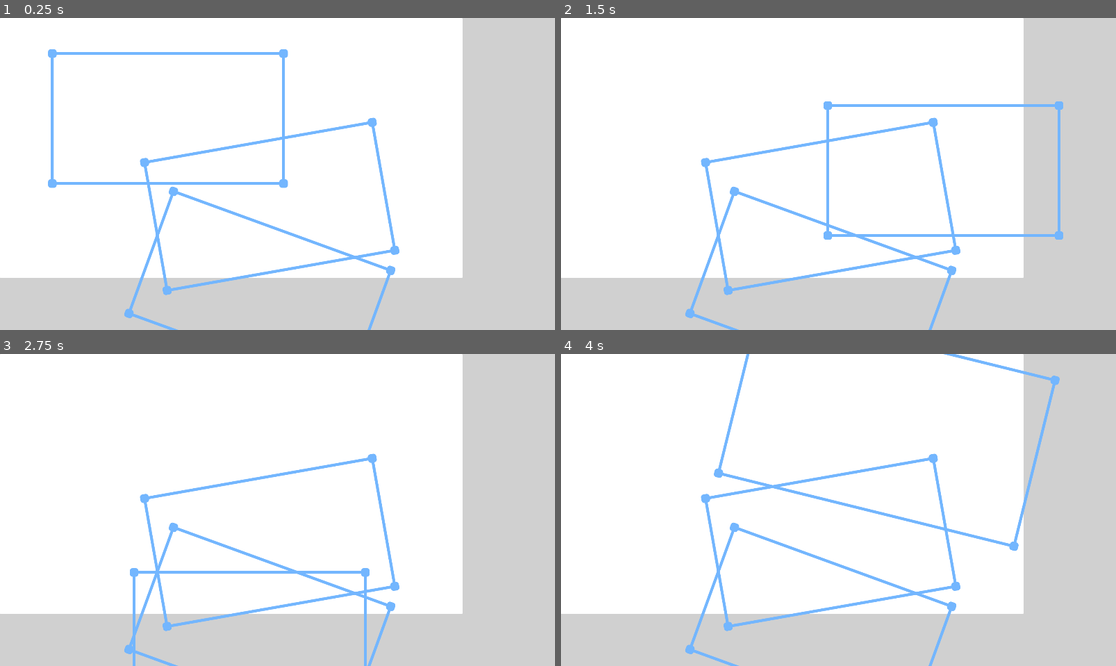
Above: before the commit, frames 1-4 (two rows, left to right).
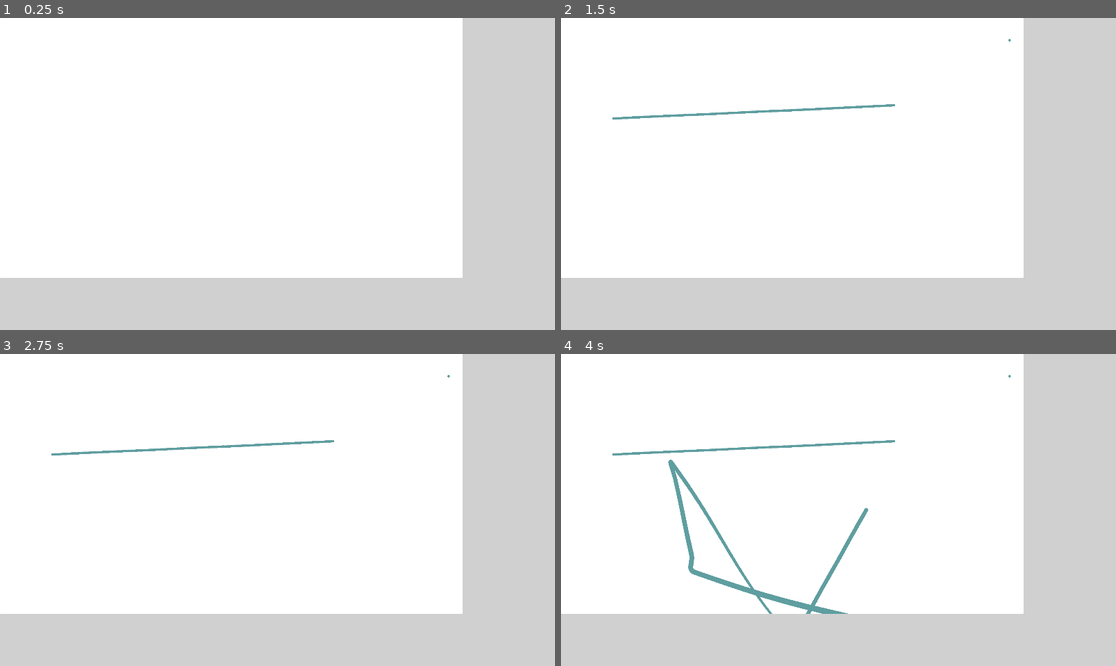
Above: after the commit, the same moments.

Repository: toucam87/FractaDoodle
Game: Godot game, scene res://Scenes/world.tscn
The game is run twice, just before and just after one commit, with the same random seed, the same clock (stepped at 60 frames per second) and the same inputs.
Inputs (mouse positions are in pixels of both pictures, inside the frame that each line leads up to):
- Up to frame 1 (0.25 s): no input
- Up to frame 2 (1.5 s): tap Enter at 0.5 s; drag from (610, 117) to (894, 105) at 0.52 s; tap Space at 1.25 s; drag from (1010, 39) to (810, 236) at 1.27 s
- Up to frame 3 (2.75 s): tap Enter at 2 s; move the mouse to (366, 637) at 2.02 s; press the mouse at (366, 637) at 2.03 s; right-click (366, 637) at 2.3 s
- Up to frame 4 (4 s): release the mouse at (927, 637) at 2.75 s; tap Space at 2.75 s; drag from (694, 572) to (672, 463) at 2.77 s; tap Enter at 3.5 s; drag from (777, 665) to (866, 510) at 3.52 s

The runs differ from the first frame. In frame 1, 3.6% of the frame differs, in the area x 8-72%, y 10-100%; in frame 2, 3.9%; in frame 3, 3.5%; in frame 4, 5.4%, in the area x 9-90%, y 0-100%.
Error after the commit: Invalid access to property or key '(1550.708, 78.26904)' on a base object of type 'Dictionary'. (res://Scenes/stroke.gd:47)

Commit message:
v0.2.1.2 thickness of drawing
not finished with it, but want to save a day's worth. it's buggy as hell but I have most of the logic in place.

Diff:
--- a/Scenes/Drawing.gd
+++ b/Scenes/Drawing.gd
@@ -10,7 +10,7 @@
 		new_stroke = stroke_packed_scene.instantiate() as Stroke
 		add_child(new_stroke)
 		new_stroke.name = "stroke "
-		new_stroke.configurate(Color.GREEN_YELLOW, 12.0, 1.0)
+		new_stroke.configurate(Color.CADET_BLUE, 12.0, 1.0)
 
 
 	if event.is_action_released("left click"):
--- a/Scenes/main_canvas_layer.tscn
+++ b/Scenes/main_canvas_layer.tscn
@@ -57,13 +57,16 @@
 render_target_update_mode = 4
 
 [node name="FractalFrame" parent="Main Viewport Container (drawing area)/main viewport" instance=ExtResource("3_bd6j6")]
+visible = false
 
 [node name="FractalFrame2" parent="Main Viewport Container (drawing area)/main viewport" instance=ExtResource("3_bd6j6")]
+visible = false
 position = Vector2(700.115, 320)
 rotation = -0.598648
 scale = Vector2(0.5, 0.5)
 
 [node name="FractalFrame3" parent="Main Viewport Container (drawing area)/main viewport" instance=ExtResource("3_bd6j6")]
+visible = false
 position = Vector2(800, 540)
 rotation = -0.0383972
 scale = Vector2(0.345, -0.345)
@@ -74,12 +77,14 @@
 script = ExtResource("2_1fcsg")
 
 [node name="Fractal Frame Controller" parent="." instance=ExtResource("4_bx1k4")]
+visible = false
 offset_left = 181.0
 offset_top = 123.0
 offset_right = -728.0
 offset_bottom = -159.0
 
 [node name="Fractal Frame Controller2" parent="." instance=ExtResource("4_bx1k4")]
+visible = false
 offset_left = 500.0
 offset_top = 500.0
 offset_right = -409.0
@@ -87,6 +92,7 @@
 rotation = -0.174533
 
 [node name="Fractal Frame Controller3" parent="." instance=ExtResource("4_bx1k4")]
+visible = false
 offset_left = 600.0
 offset_top = 600.0
 offset_right = -309.0
--- a/Scenes/stroke.gd
+++ b/Scenes/stroke.gd
@@ -2,14 +2,19 @@
 class_name Stroke
 
 
-var mouse_points : PackedVector2Array
+var control_points : PackedVector2Array
 @export var curve : Curve2D
 var points_to_draw : PackedVector2Array
 var color = Color.BLACK
 var thickness = 2
 var opacity = 1.0
 var is_painting = true
+var varying_thicknesses := {}
+var max_velocity = 500.0
+var min_thickness_percent = 0.3
 
+func _ready() -> void:
+	curve = Curve2D.new()
 
 
 func configurate(_color : Color, _thickness : float, _opacity : float):
@@ -17,48 +22,91 @@
 	color = _color
 	opacity = _opacity
 	modulate = Color(Color.WHITE, opacity)
-	mouse_points.append(Mouse.mouse_pos)
-	calculate_bezier_curve(mouse_points)
+	control_points.append(Mouse.mouse_pos)
+	calculate_bezier_curve(control_points)
+
 
 func _input(event: InputEvent) -> void:
 	if (Mouse.left_click_pressed or Mouse.right_click_pressed) and is_painting:
-			mouse_points.append(Mouse.mouse_pos)
-			calculate_bezier_curve(mouse_points)
+			control_points.append(Mouse.mouse_pos)
+			calculate_bezier_curve(control_points)
 			queue_redraw()
 
 
 func _draw() -> void:
-	#draw_polyline(points_to_draw, Color.WEB_GREEN,24.0 , true)
+	#draw_polyline(points_to_draw, color, thickness*2 , true)
+	#TODO try to use line2D with round edges and transitions instead of polyline, might solve my alpha problem too.
 
 	#it makes for a smoother paint experience to draw circles instead of polylines. Somehow I couldn't get the polyline to not look like a bunch of straight lines
-	#with jagged edges and corners. The circles makes it look smooth (although not antialiased)
+	#with jagged edges and corners. The circles makes it look smooth
+	#for i in points_to_draw.size():
+	#	draw_circle(points_to_draw[i], thickness, color)
+
+	#drawing circles with varying thicknesses
 	for i in points_to_draw.size():
-		draw_circle(points_to_draw[i], 12.0, Color.WEB_GREEN)
+		draw_circle(points_to_draw[i], varying_thicknesses[points_to_draw[i]], color)
 
-	#for i in mouse_points.size():
-	#	draw_circle(mouse_points[i], 2.0, Color.BLACK)
+	# drawing just the control points
+	#for i in control_points.size():
+	#	draw_circle(control_points[i], varying_thicknesses[control_points[i]], Color.BLACK)
 
 	pass
 
 
 
 func calculate_bezier_curve(_points : PackedVector2Array):
+	#reinitialize the curve and the thicknesses since this is going to be called every frame when the mouse is moving
 	curve.clear_points()
-	for i in mouse_points.size():
-		curve.add_point(mouse_points[i])
+	varying_thicknesses.clear()
+	#fill in the control points in the curve
+	for i in control_points.size():
+		curve.add_point(control_points[i])
+		print("control point index " + str(i))
+	#initialize the first and last point with the base thickness (in case there are fewer than 3 points total)
+	varying_thicknesses[control_points[0]] = thickness
+	varying_thicknesses[control_points[control_points.size() - 1]] = thickness
+
+	#in most cases there are more than 3 mouse points:
 	if curve.point_count > 2:
-		#change the control points of the in between points
+		#change the handles of the in between points
 		#to do this, I find the point right before and right after and create a vector between them.
-		#I then set the control nodes to be proportional to the ratio of how far I am from the previous point and next point.
-		#probably not "perfect" in terms of smooth line, but good enough for me to be satisfied.
-		for i in curve.point_count - 2:
-			var from_previous_to_next = curve.get_point_position(i+2) - curve.get_point_position(i)
-			var distance_to_previous = curve.get_point_position(i+1).distance_to(curve.get_point_position(i))
-			var distance_to_next = curve.get_point_position(i+1).distance_to(curve.get_point_position(i+2))
+		#I then set the handle nodes to be proportional to the ratio of how far I am from the previous point and next point.
+		for i in range(1, curve.point_count - 1):
+			var from_previous_to_next = curve.get_point_position(i+1) - curve.get_point_position(i-1)
+			var distance_to_previous = curve.get_point_position(i).distance_to(curve.get_point_position(i-1))
+			var distance_to_next = curve.get_point_position(i).distance_to(curve.get_point_position(i+1))
 			var ratio_to_previous = distance_to_previous / ( distance_to_previous + distance_to_next)
 			var ratio_to_next = distance_to_next / ( distance_to_previous + distance_to_next)
-			curve.set_point_in(i+1, - ratio_to_previous * from_previous_to_next / 2.0)
-			curve.set_point_out(i+1, ratio_to_next * from_previous_to_next / 2.0)
+			curve.set_point_in(i, - ratio_to_previous * from_previous_to_next / 2.0)
+			curve.set_point_out(i, ratio_to_next * from_previous_to_next / 2.0)
+			#calculate varying thickness and store value in dictionary
+			calculate_control_point_thickness(curve.get_point_position(i), distance_to_previous, distance_to_next)
+		#I recalculate the velocity for the first and last point, they don't have to be stuck at the max thickness.
+		calculate_control_point_thickness(curve.get_point_position(0),
+		 curve.get_point_position(0).distance_to(curve.get_point_position(1)),
+		 curve.get_point_position(0).distance_to(curve.get_point_position(1)))
+		calculate_control_point_thickness(curve.get_point_position(curve.point_count - 1),
+		 curve.get_point_position(curve.point_count - 1).distance_to(curve.get_point_position(curve.point_count - 2)),
+		 curve.get_point_position(curve.point_count - 1).distance_to(curve.get_point_position(curve.point_count - 2)))
+	#I linear extrapolate the thicknesses for the baked points in between the control points of the bezier curve
+	extrapolate_control_points()
 
-	#points_to_draw = curve.tessellate_even_length(7, 5.0)
+
+func calculate_control_point_thickness(_point : Vector2, _distance_to_previous, _distance_to_next):
+	var new_thickness = thickness * (1 - clamp(_distance_to_previous + _distance_to_next, 0, max_velocity) / max_velocity )
+	#clamping to make sure there's always a minimum thickness and the line doesn't just disappear
+	new_thickness = clamp(new_thickness, thickness * min_thickness_percent, thickness)
+	varying_thicknesses[_point] = new_thickness
+
+#FIXME so many error messages. there are problems with bounds. pretty sure it comes from this function sometimes not extrapolating right before the end.
+func extrapolate_control_points():
 	points_to_draw = curve.get_baked_points()
+	for i in curve.point_count - 1:
+		var index1 = points_to_draw.bsearch(curve.get_point_position(i))
+		var index2 = points_to_draw.bsearch(curve.get_point_position(i+1))
+		print(index1)
+		print(index2)
+		for t in range(index1 + 1, index2):
+			varying_thicknesses[points_to_draw[t]] = lerp(varying_thicknesses[points_to_draw[index1]],
+			 varying_thicknesses[points_to_draw[index2]],
+			 1.0 * (t - index1) / (index2 - index1))
